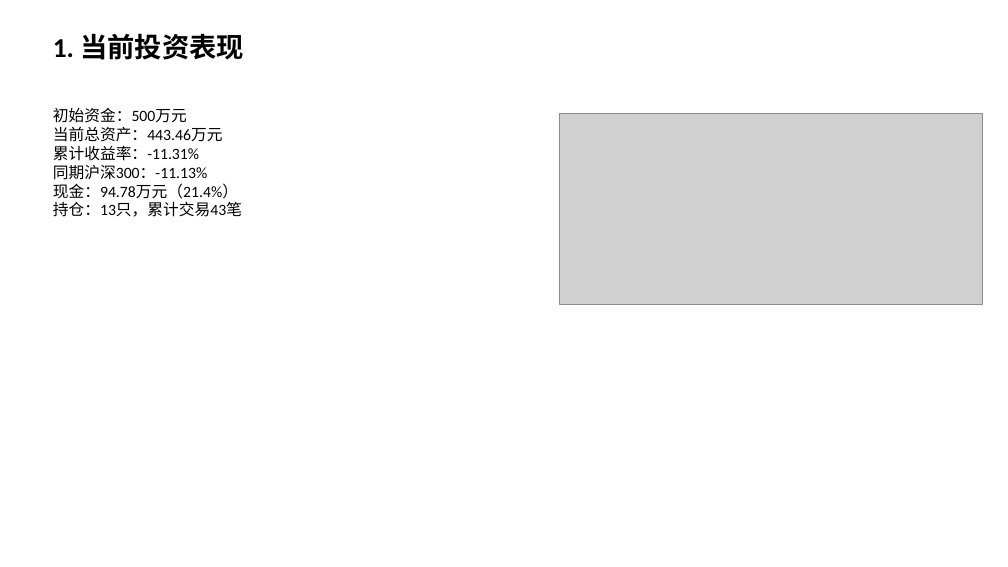
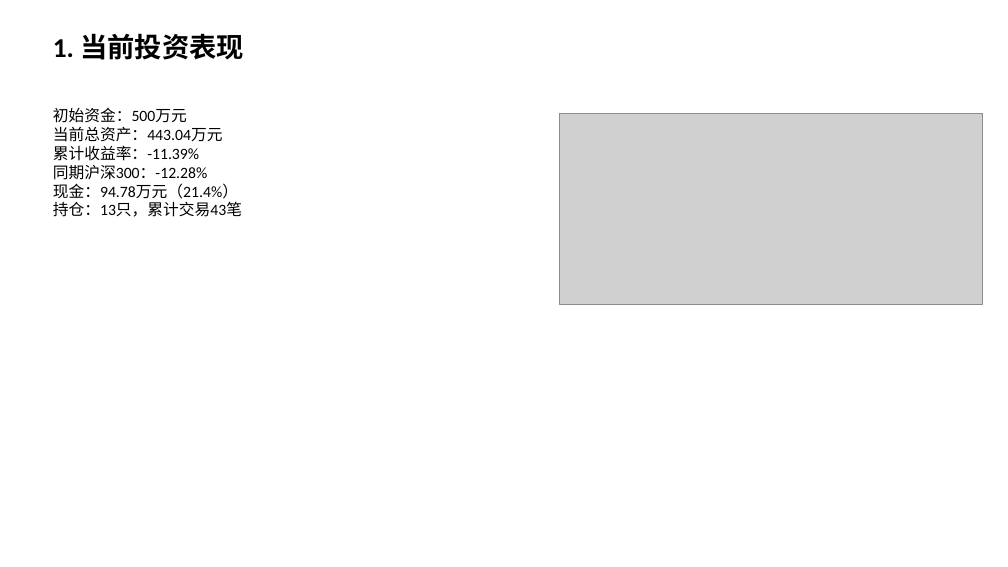
Before and after one commit to Albertdev12/pbl-workflow, a slide deck: slide 2 of outputs/12_中期路演.pptx. Drawn at 1008x567 pixels with LibreOffice and Linux fonts; fonts in the diff are those of the drawing; grey boxes stand for pictures. Boxes give left, top, right and bottom in pixels: in the first picture for what was removed or moved away, otherwise in the second. Text is boxed around its words. In the diff, an @@ line names an element or a change of style, - is before the commit and + after.

```diff
--- a/outputs/12_中期路演.pptx
+++ b/outputs/12_中期路演.pptx
@@ text at bbox=[53, 126, 223, 180]: text changed @@
-当前总资产：443.46万元
-累计收益率：-11.31%
-同期沪深300：-11.13%
+当前总资产：443.04万元
+累计收益率：-11.39%
+同期沪深300：-12.28%
```
Also in this commit, not shown: 3 other slides changed, 49 other files.
